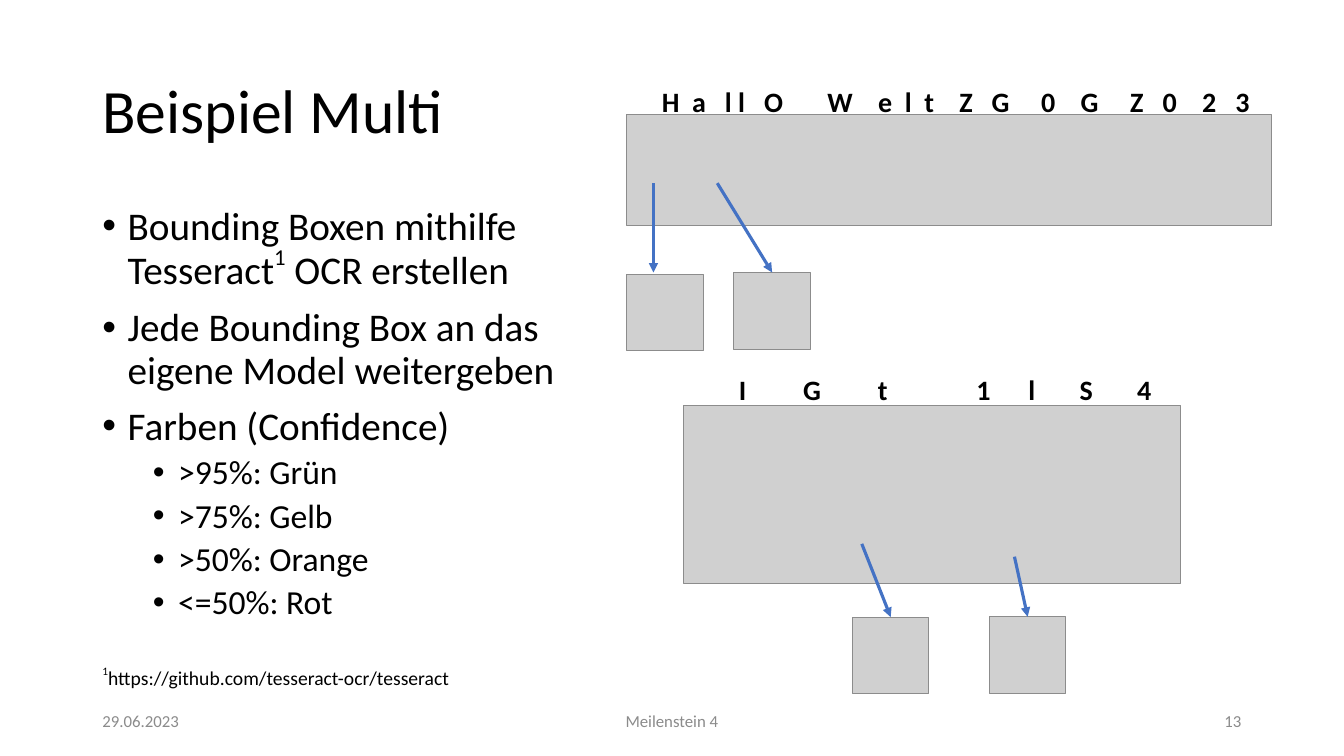
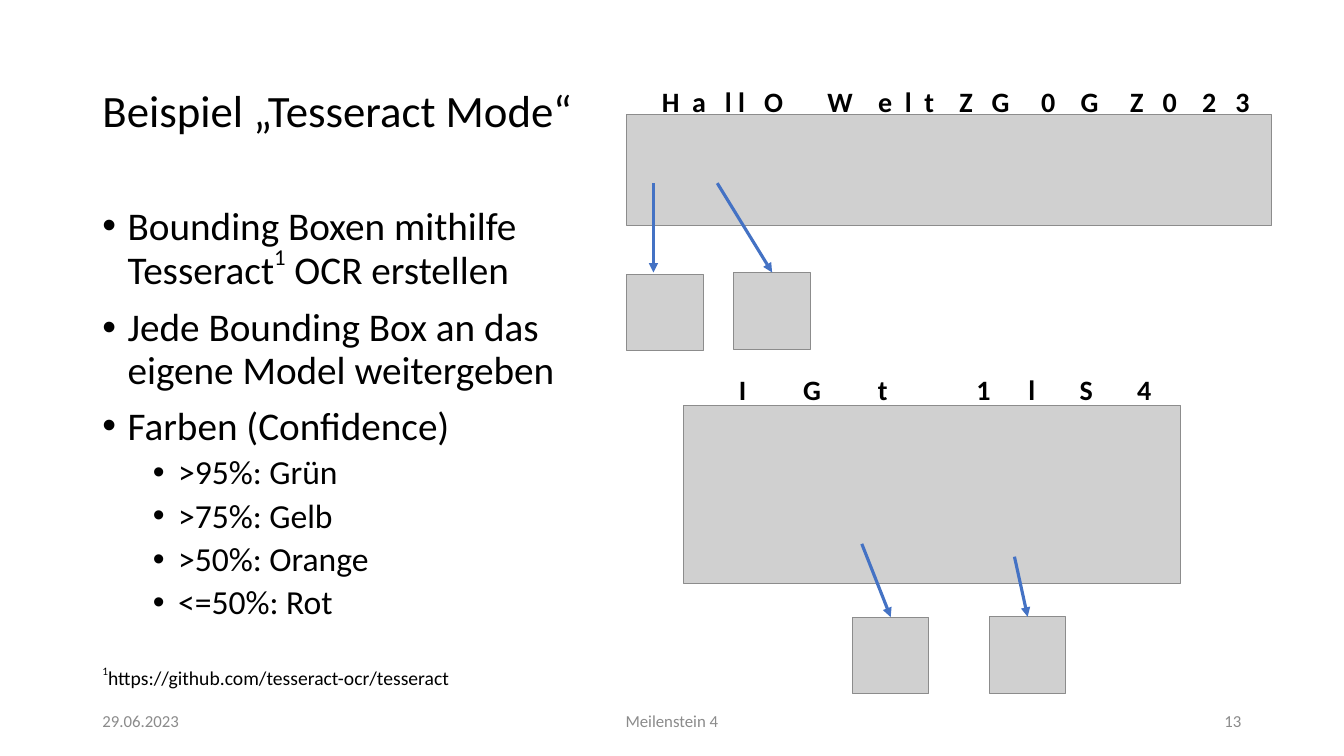
Before and after one commit to mfeller2000/DeepLearning-OCR-App, a slide deck: slide 13 of doc/meilensteine/MS4.pptx. Drawn at 1344x756 pixels with LibreOffice and Linux fonts; fonts in the diff are those of the drawing; grey boxes stand for pictures. Boxes give left, top, right and bottom in pixels: in the first picture for what was removed or moved away, otherwise in the second. Text is boxed around its words. In the diff, an @@ line names an element or a change of style, - is before the commit and + after.

```diff
--- a/doc/meilensteine/MS4.pptx
+++ b/doc/meilensteine/MS4.pptx
@@ title at (102,95,572,135): text changed; size 44 to 32 pt @@
-Beispiel Multi
+Beispiel „Tesseract Mode“
```
Also in this commit, not shown: 1 other slide changed.
